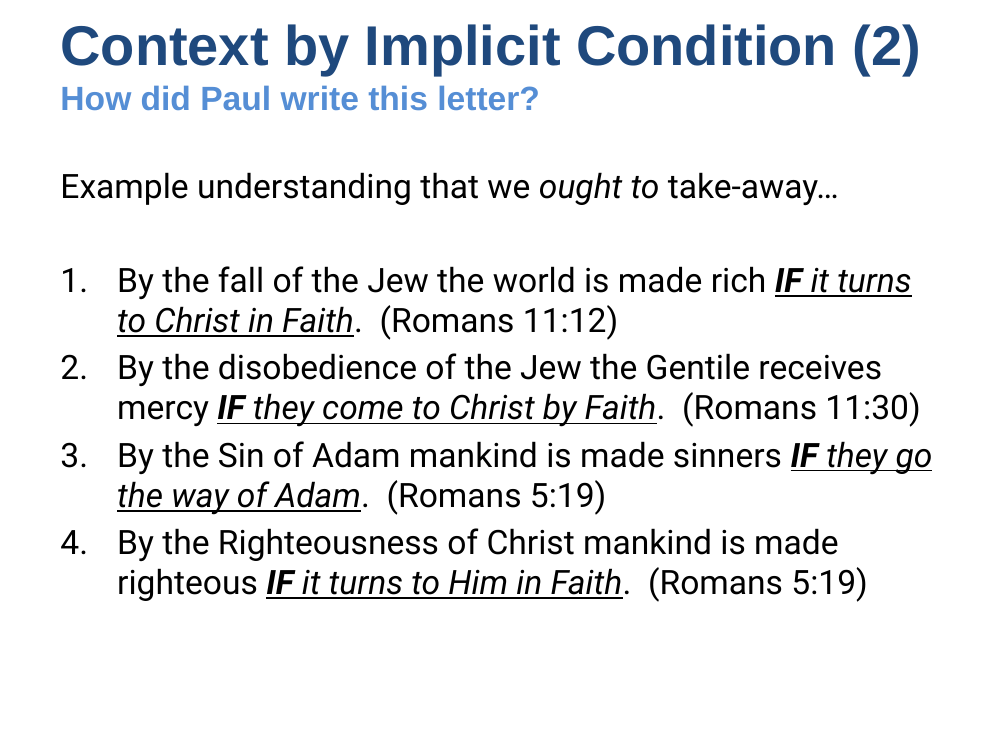
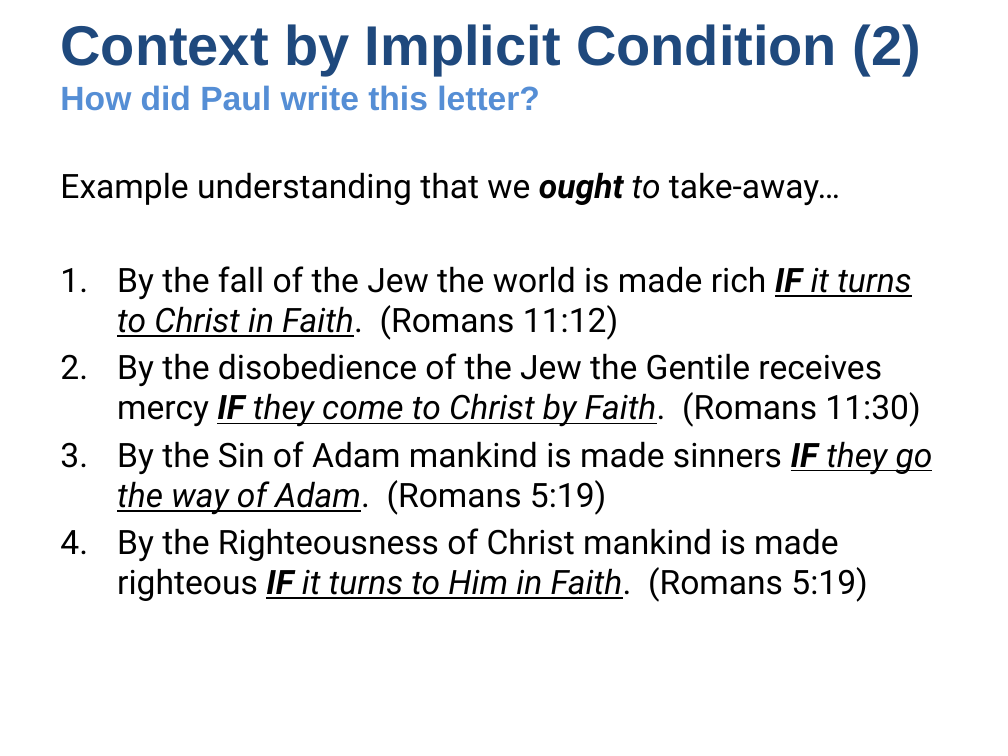
Before and after one commit to UsefulEngines/EvangelismPublic, a slide deck: slide 9 of 2026-Q2/11-SovereigntyOfGod-Ch8-11/2026-06-21-Romans-Ch8-11.pptx. Drawn at 1008x756 pixels with LibreOffice and Linux fonts; fonts in the diff are those of the drawing. Boxes give left, top, right and bottom in pixels: in the first picture for what was removed or moved away, otherwise in the second. Text is boxed around its words. In the diff, an @@ line names an element or a change of style, - is before the commit and + after.

```diff
--- a/2026-Q2/11-SovereigntyOfGod-Ch8-11/2026-06-21-Romans-Ch8-11.pptx
+++ b/2026-Q2/11-SovereigntyOfGod-Ch8-11/2026-06-21-Romans-Ch8-11.pptx
@@ text at bbox=[60, 172, 840, 205]: bold on in "ought" @@
```
Also in this commit, not shown: 2 other files.
